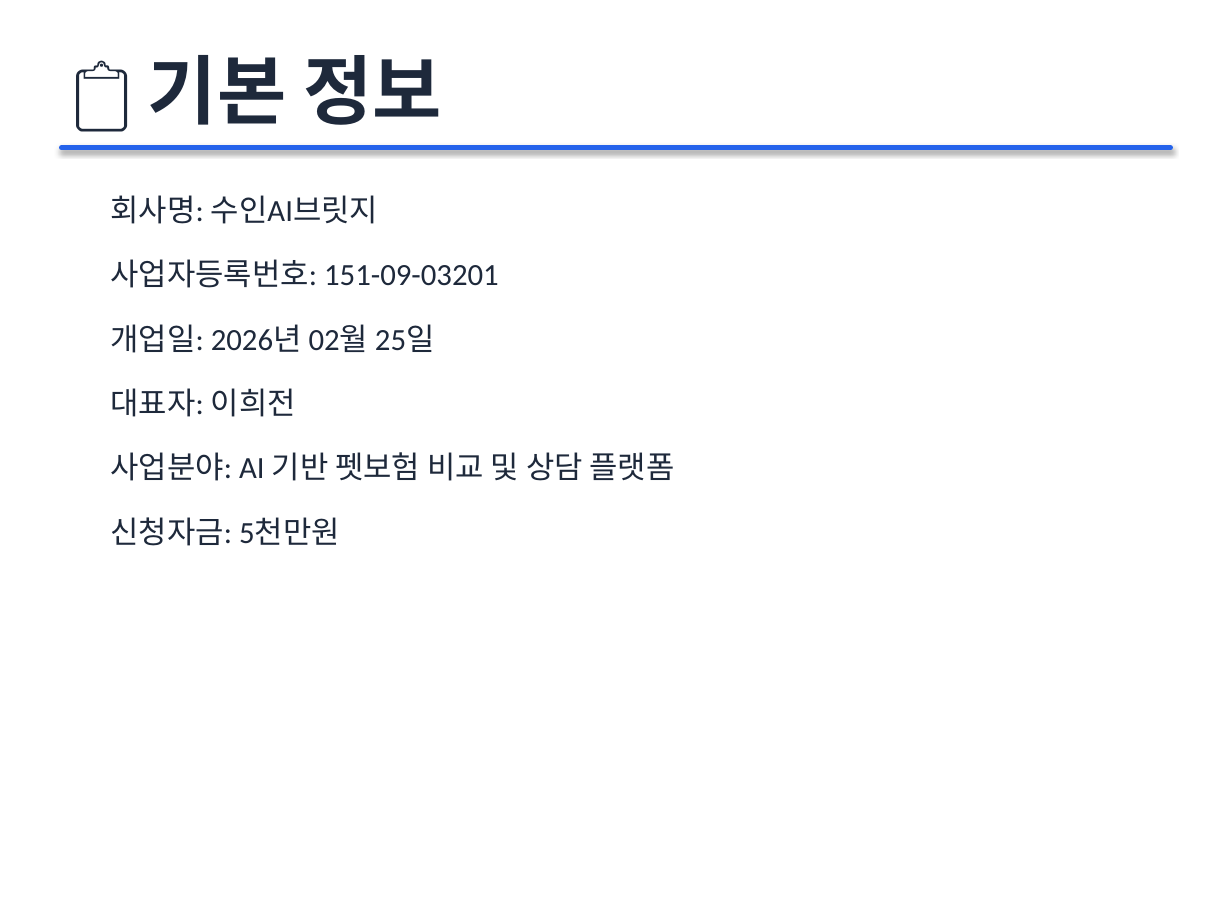
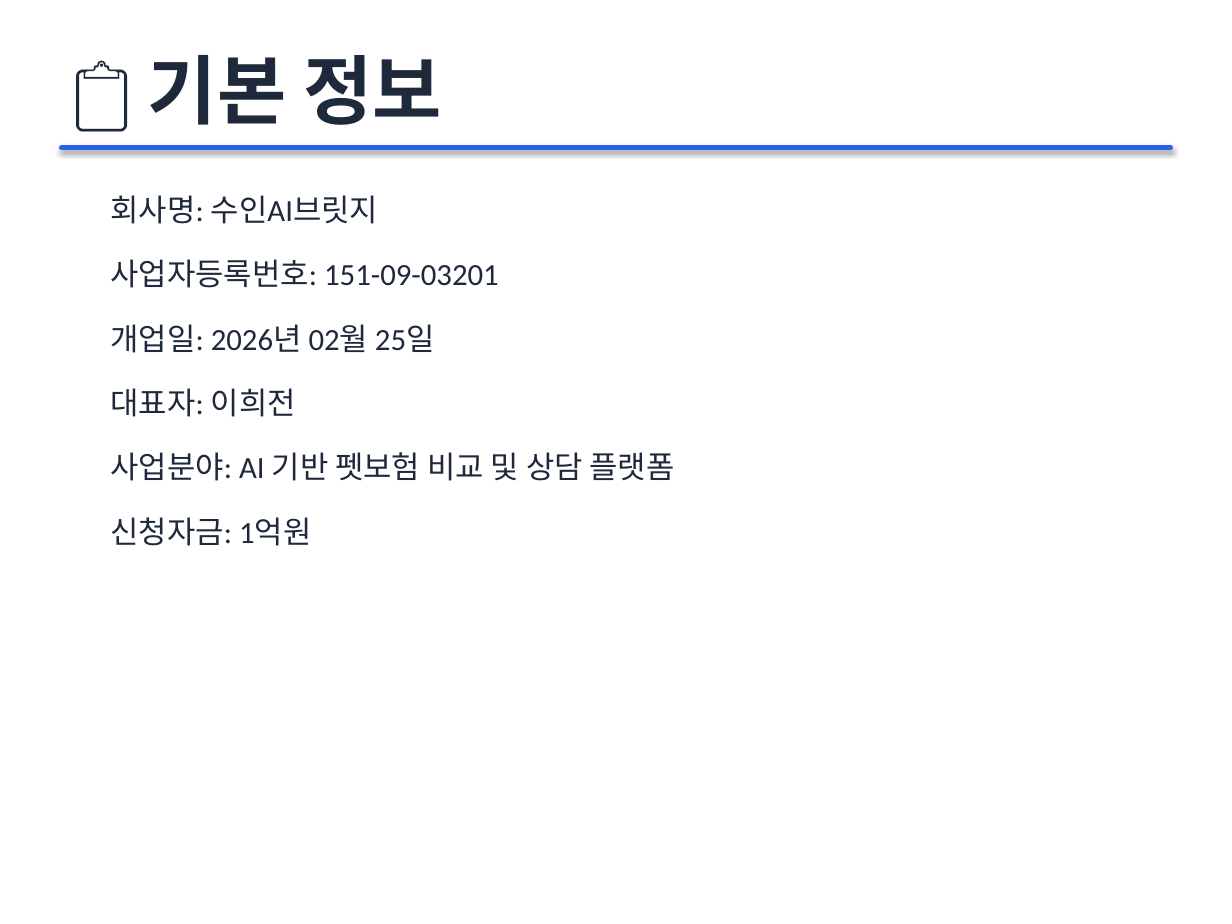
Before and after one commit to HeeJeonLee/petcare-plus-v2, a slide deck: slide 2 of PetCare+_사업계획서.pptx. Drawn at 1232x924 pixels with LibreOffice and Linux fonts; fonts in the diff are those of the drawing. Boxes give left, top, right and bottom in pixels: in the first picture for what was removed or moved away, otherwise in the second. Text is boxed around its words. In the diff, an @@ line names an element or a change of style, - is before the commit and + after.

```diff
--- a/PetCare+_사업계획서.pptx
+++ b/PetCare+_사업계획서.pptx
@@ text at (x1=111, y1=517, x2=311, y2=546): text changed @@
-신청자금: 5천만원
+신청자금: 1억원
```
Also in this commit, not shown: 2 other slides changed, 2 other files.
